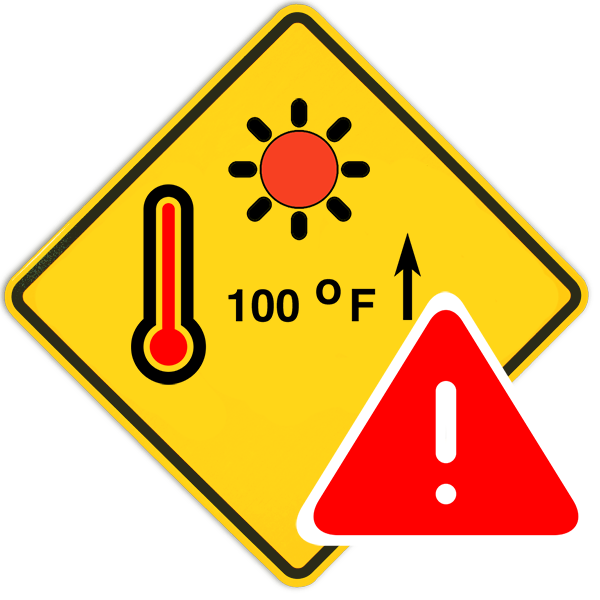
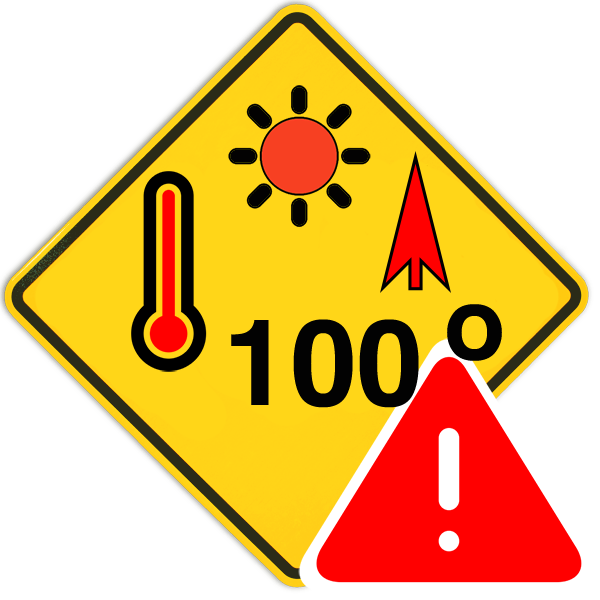
Two versions of the same layered image (600x600). Layer-by-layer changes:
renamed "exheat_merge320.png" to "wx_hot_black.png", painted on it over [131, 85, 582, 589]
added layer "warning@3x.png" above "diamond.png" over [298, 338, 582, 589]
added layer "diamond.png" over [131, 85, 582, 589]
